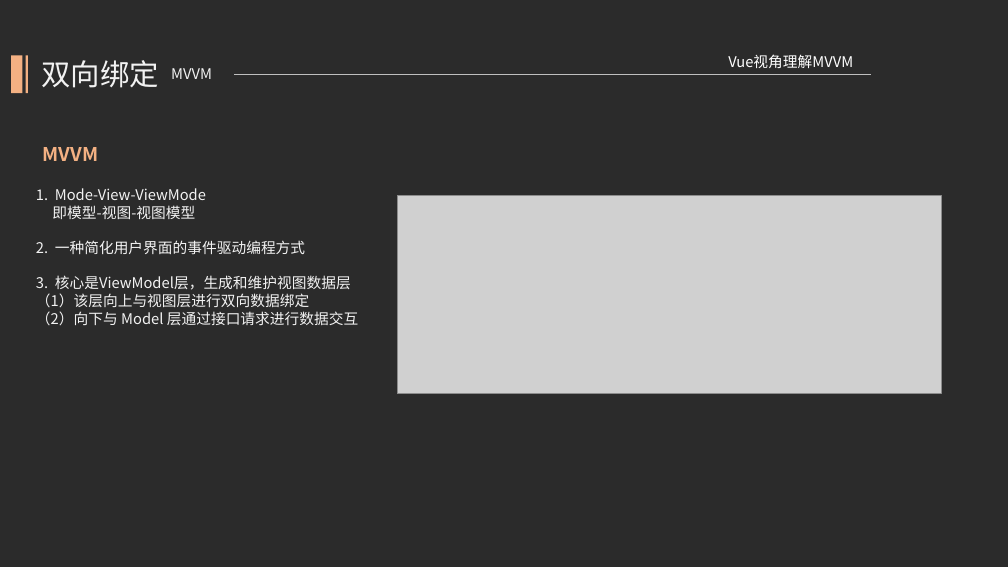
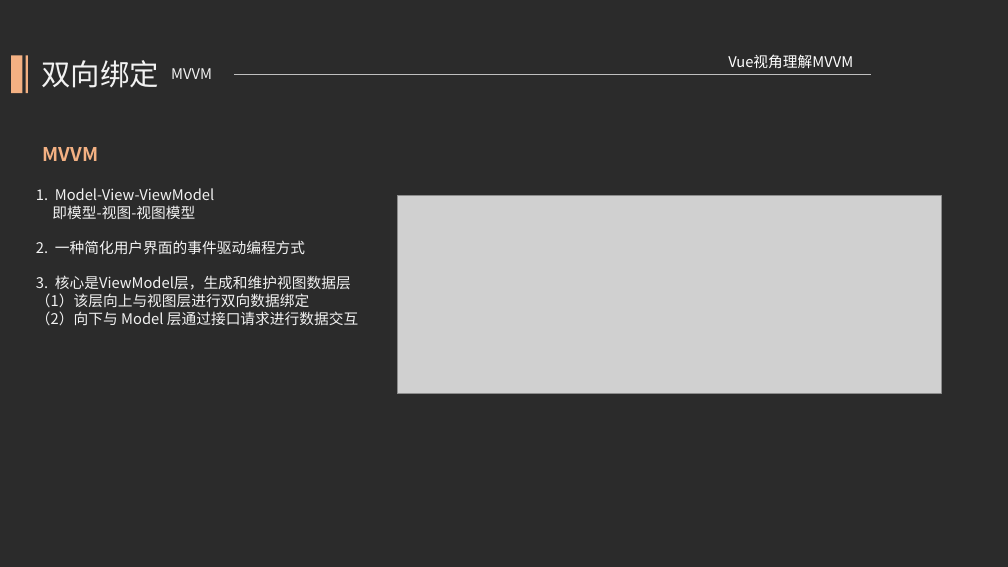
Before and after one commit to kcikkick/mvvm-demo, a slide deck: slide 6 of ppt/mvvm-demo.pptx. Drawn at 1008x567 pixels with LibreOffice and Linux fonts; fonts in the diff are those of the drawing; grey boxes stand for pictures; background and template pictures are left out; a plain dark background stands for a picture behind light text. Boxes give left, top, right and bottom in pixels: in the first picture for what was removed or moved away, otherwise in the second. Text is boxed around its words. In the diff, an @@ line names an element or a change of style, - is before the commit and + after.

```diff
--- a/ppt/mvvm-demo.pptx
+++ b/ppt/mvvm-demo.pptx
@@ text at (36, 188, 214, 200): text changed @@
-1. Mode-View-ViewMode
+1. Model-View-ViewModel
```
Also in this commit, not shown: 1 other slide changed.
